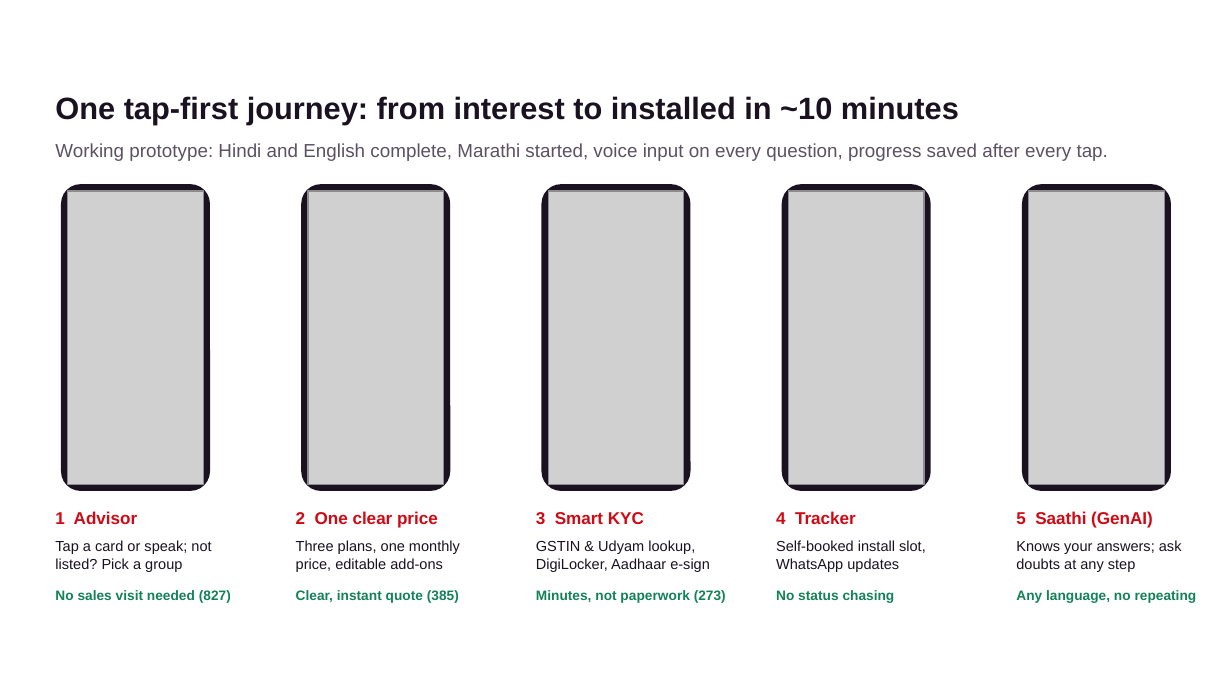
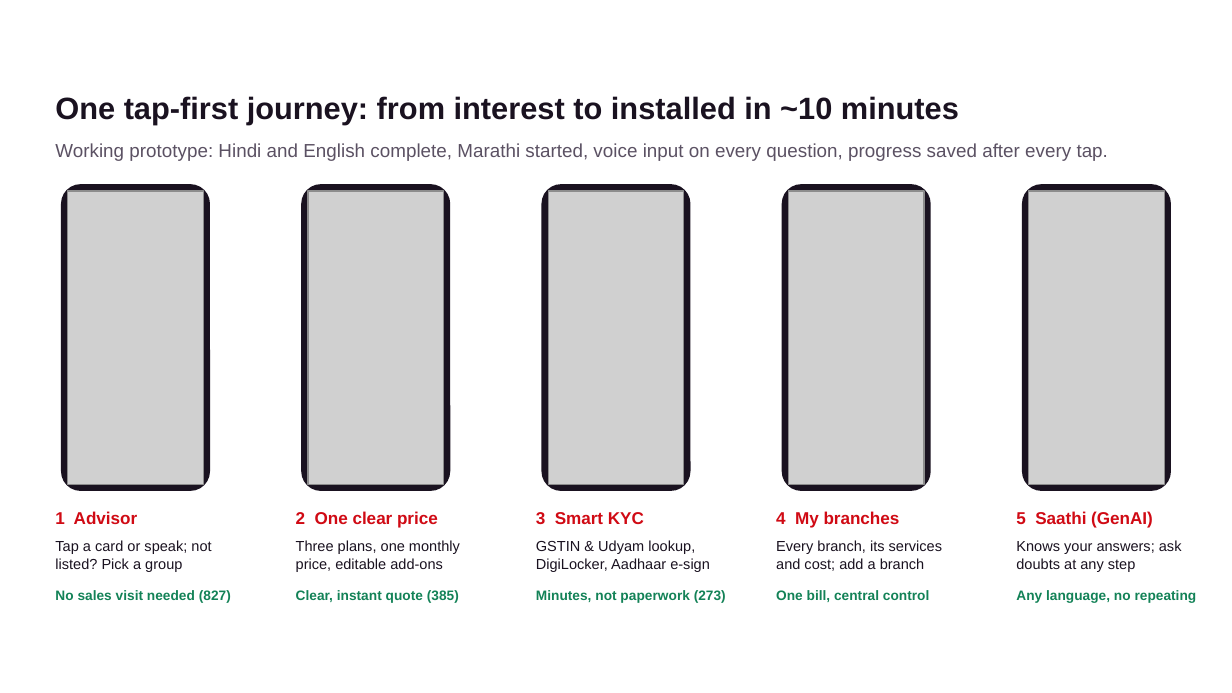
Before and after one commit to kaustubh3103/udyam-digital, a slide deck: slide 4 of docs/Team_JIO_Udyam_Digital.pptx. Drawn at 1232x693 pixels with LibreOffice and Linux fonts; fonts in the diff are those of the drawing; grey boxes stand for pictures; background and template pictures are left out. Boxes give left, top, right and bottom in pixels: in the first picture for what was removed or moved away, otherwise in the second. Text is boxed around its words. In the diff, an @@ line names an element or a change of style, - is before the commit and + after.

```diff
--- a/docs/Team_JIO_Udyam_Digital.pptx
+++ b/docs/Team_JIO_Udyam_Digital.pptx
@@ text at (x1=776, y1=511, x2=900, y2=528): text changed @@
-4 Tracker
+4 My branches
@@ text at (x1=776, y1=540, x2=942, y2=571): text changed @@
-Self-booked install slot, WhatsApp updates
+Every branch, its services and cost; add a branch
@@ text at (x1=776, y1=590, x2=929, y2=602): text changed @@
-No status chasing
+One bill, central control
```
Also in this commit, not shown: 2 other files.
